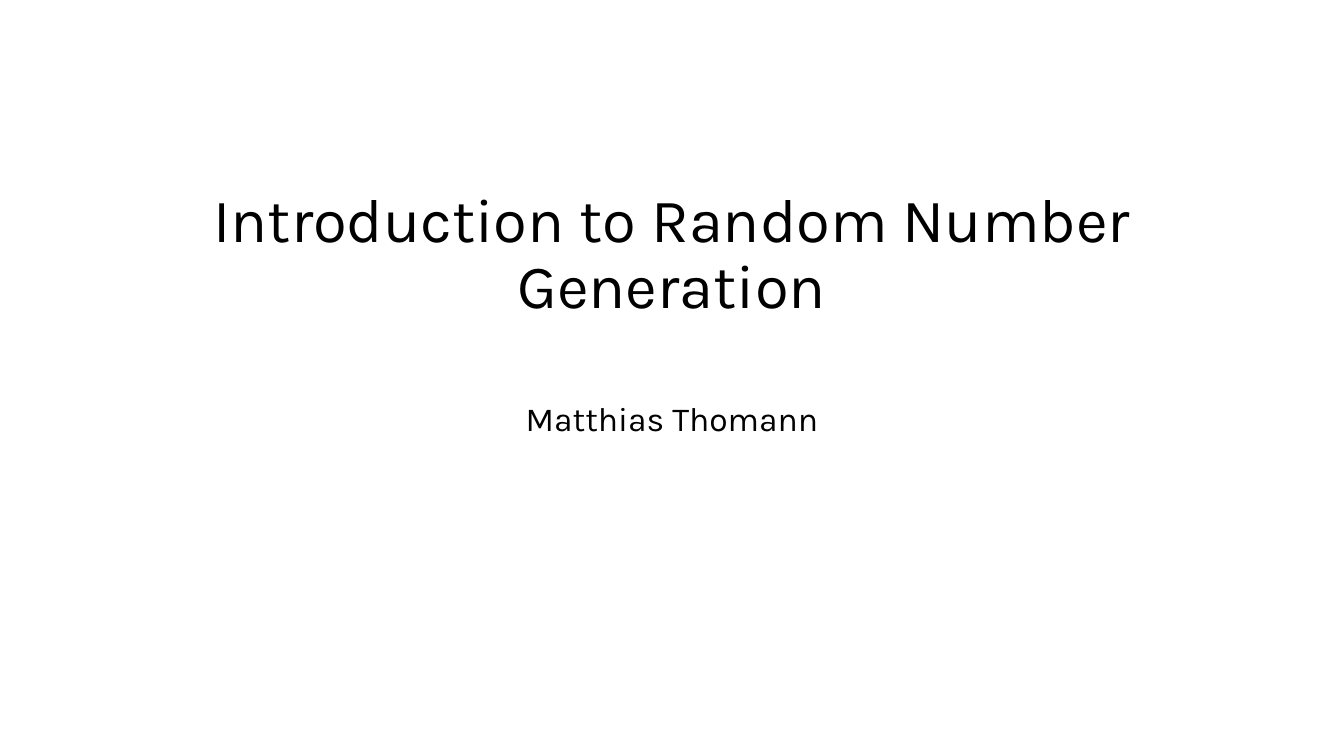
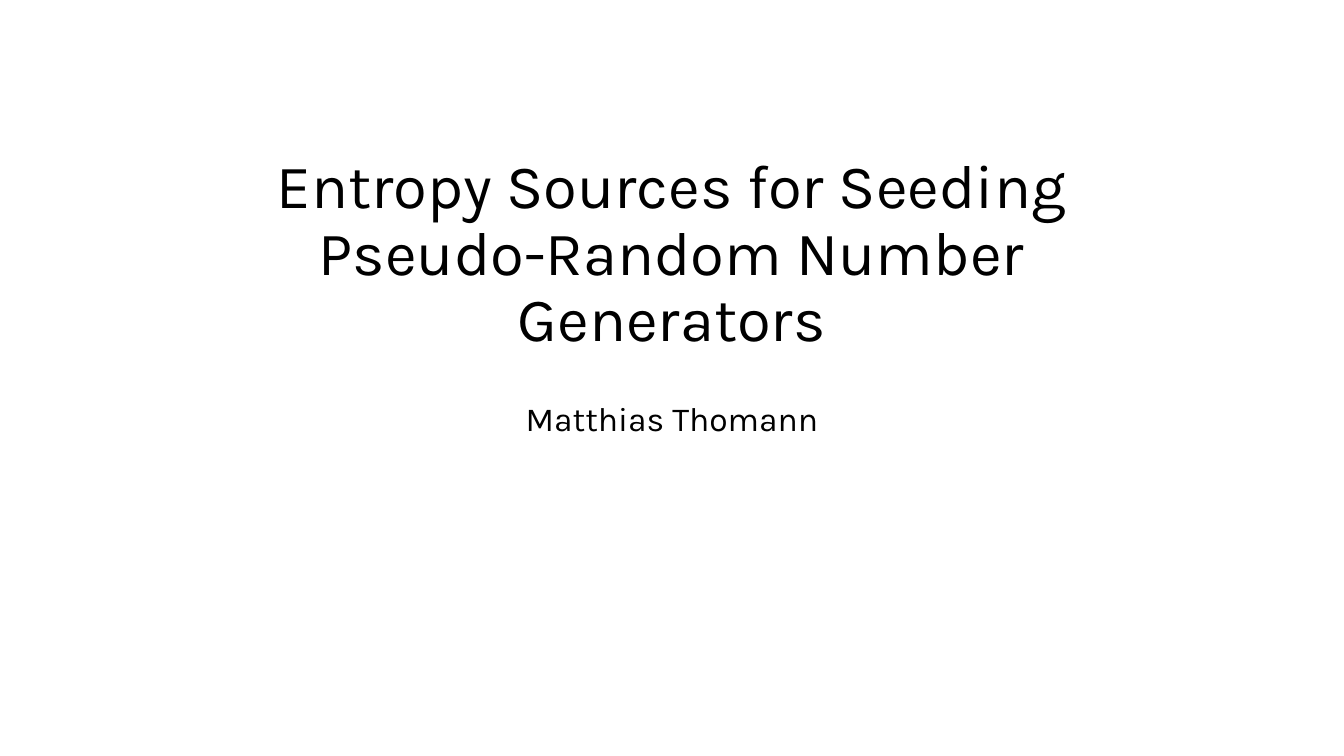
Before and after one commit to mth0348/info-seminar, a slide deck: slide 1 of presentation/presentation.pptx. Drawn at 1344x756 pixels with LibreOffice and Linux fonts; fonts in the diff are those of the drawing. Boxes give left, top, right and bottom in pixels: in the first picture for what was removed or moved away, otherwise in the second. Text is boxed around its words. In the diff, an @@ line names an element or a change of style, - is before the commit and + after.

```diff
--- a/presentation/presentation.pptx
+++ b/presentation/presentation.pptx
@@ title at bbox=[277, 165, 1066, 342]: text changed @@
-Introduction to Random Number Generation
+Entropy Sources for Seeding Pseudo-Random Number Generators
```
Also in this commit, not shown: 7 other slides changed, 8 slides added, 3 slides removed, 4 other files.
